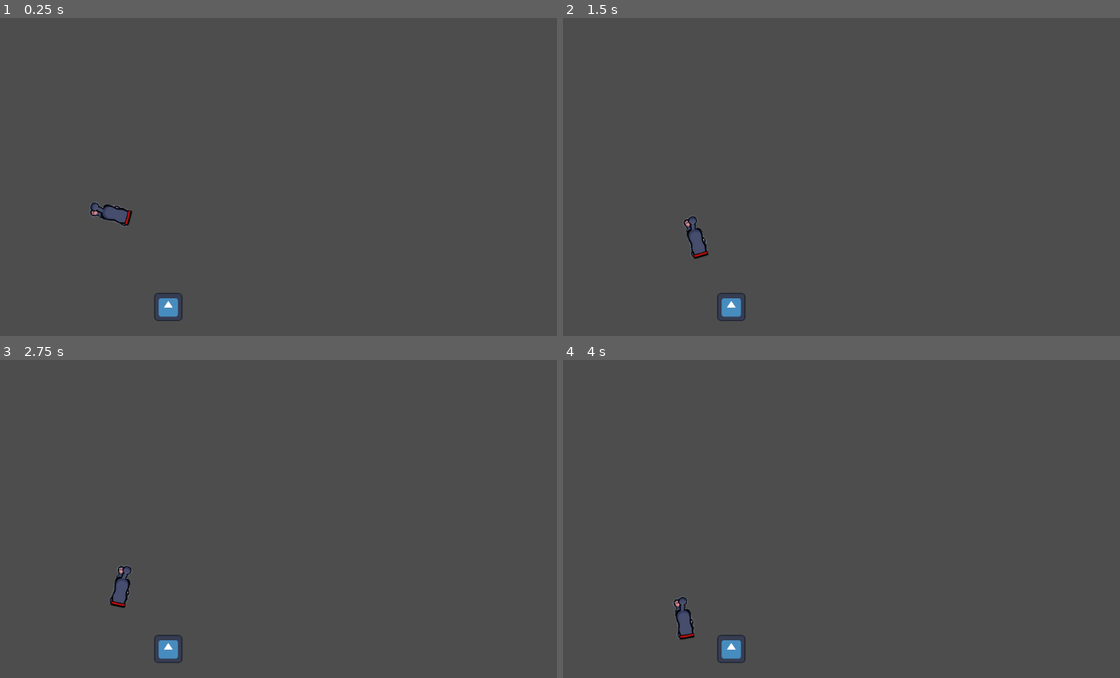
Above: before the commit, frames 1-4 (two rows, left to right).
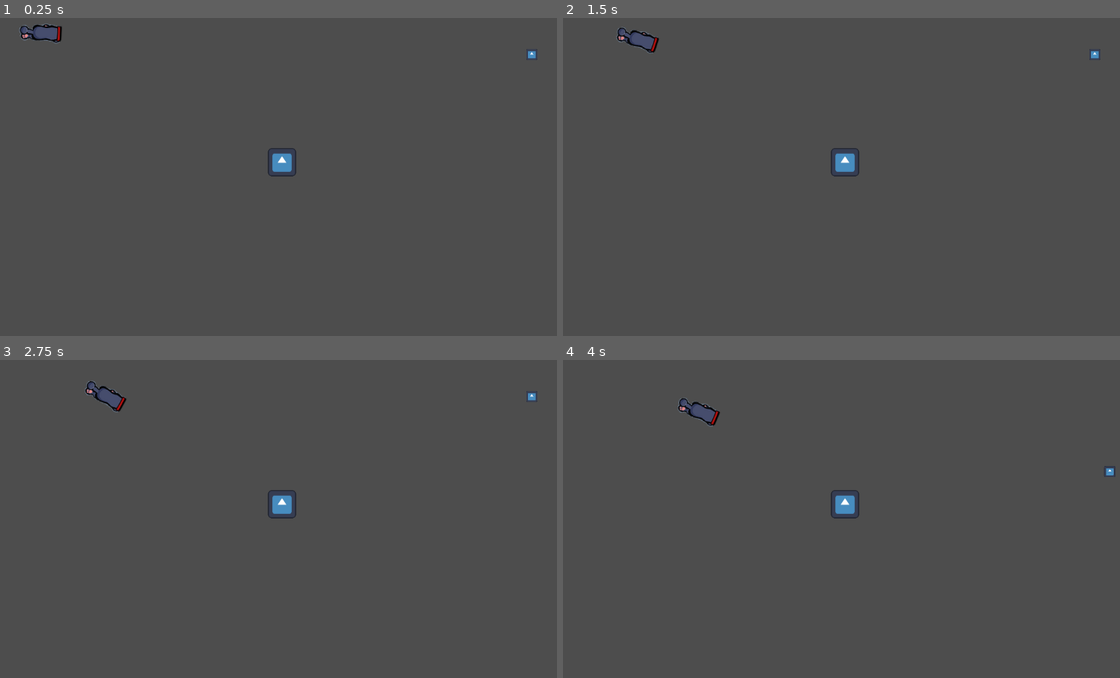
Above: after the commit, the same moments.

Repository: VileOar/ludum-dare-55
Game: Godot game, scene res://src/TestRroom.tscn
The game is run twice, just before and just after one commit, with the same random seed, the same clock (stepped at 60 frames per second) and the same inputs. The engine's default icon, where the game draws it, is replaced by a stand-in: a white triangle on a blue panel in a dark square.
Inputs:
- Up to frame 1 (0.25 s): no input
- Up to frame 2 (1.5 s): no input
- Up to frame 3 (2.75 s): no input
- Up to frame 4 (4 s): no input

The runs differ from the first frame. In frame 1, 1.3% of the frame differs, in the area x 3-97%, y 1-96%; in frame 2, 1.2%; in frame 3, 1.2%; in frame 4, 1.3%.

Commit message:
finalized wandering behaviour

Diff:
--- /dev/null
+++ b/src/DebugSquare.gd
@@ -0,0 +1,6 @@
+extends Sprite2D
+
+
+func set_pos(new_pos : Vector2):
+	pass
+	position = new_pos
--- a/src/TestRroom.tscn
+++ b/src/TestRroom.tscn
@@ -1,16 +1,26 @@
-[gd_scene load_steps=3 format=3 uid="uid://crm0ac1yueb1x"]
+[gd_scene load_steps=4 format=3 uid="uid://crm0ac1yueb1x"]
 
 [ext_resource type="PackedScene" uid="uid://c47hc7nk4cpwu" path="res://src/cat/Cat.tscn" id="1_unpc6"]
 [ext_resource type="Texture2D" uid="uid://bmiv3p38v8wi5" path="res://icon.svg" id="2_3pye6"]
+[ext_resource type="Script" path="res://src/DebugSquare.gd" id="3_xp18w"]
 
 [node name="TestRoom" type="Node2D"]
 
-[node name="Cat" parent="." node_paths=PackedStringArray("waypoint") instance=ExtResource("1_unpc6")]
-position = Vector2(235, 386)
+[node name="Cat" parent="." node_paths=PackedStringArray("waypoint", "debug_target") instance=ExtResource("1_unpc6")]
+position = Vector2(107, 56)
 waypoint = NodePath("../Object")
+debug_target = NodePath("../Object2")
 rot_speed = 0.05
+max_variate_waypoint_interval = 1.5
+max_wander_angle_variation = 40
 
 [node name="Object" type="Sprite2D" parent="."]
-position = Vector2(354, 560)
+position = Vector2(563, 294)
 scale = Vector2(0.4, 0.4)
 texture = ExtResource("2_3pye6")
+
+[node name="Object2" type="Sprite2D" parent="."]
+position = Vector2(1022, 95.9999)
+scale = Vector2(0.16, 0.16)
+texture = ExtResource("2_3pye6")
+script = ExtResource("3_xp18w")
--- a/src/cat/cat.gd
+++ b/src/cat/cat.gd
@@ -1,9 +1,9 @@
 extends CharacterBody2D
 
-
-enum States {IDLING, ACTION, MOVING}
+enum States {IDLING, ACTION, MOVING_TRUE, MOVING_TEMP_STOP, MOVING_WANDER}
 
 @export var waypoint : Sprite2D
+@export var debug_target : Sprite2D
 
 var current_state := States.IDLING
 
@@ -12,6 +12,7 @@
 @export var move_speed_mltplr := 1.0 # can be used to more easily tweak the speed
 @export var minimum_distance := 150.0 # average short distance to have as reference
 var target_position := Vector2.ZERO
+var custom_target_pos := Vector2.ZERO # can be same as the actual waypoint but can also be subject to variations
 
 # Rotation Vars
 @export var rot_speed := 2.0 # controls general rotation speed
@@ -20,49 +21,62 @@
 @export var target_angle_tolerance := 0.05 # when target_angle_dif is smaller than this value, it is assumed that rotation is close enough
 
 # Waypoint Management
-var can_deviate := false
-@export var retry_waypoint_interval := 0.3 # in seconds
-var refresh_waypoint_timer := 0.0
-@export var waypoint_variation := 100
+@export var min_variate_waypoint_interval := 0.3 # in seconds. Min time between calculating new variations
+@export var max_variate_waypoint_interval := 1.0 # in seconds Max time between calculating new variations
+@onready var variate_waypoint_interval := randf_range(min_variate_waypoint_interval, max_variate_waypoint_interval)
+var variate_waypoint_timer := 0.0
+@export var min_wander_angle_variation := 10
+@export var max_wander_angle_variation := 20
+@export var wander_length := 800 # when in wander state, the variations are set at this distance of current position
 
 
 func _ready():
-	current_state = States.MOVING
+	current_state = States.MOVING_TRUE
 	set_new_waypoint(waypoint.position)
 
 
-func set_new_waypoint(new_pos : Vector2, variate:bool = false):
-	if variate:
-		var alt_waypoint := Vector2(new_pos.x + randi_range(-waypoint_variation, waypoint_variation),
-			new_pos.y + randi_range(-waypoint_variation, waypoint_variation))
-		target_position = alt_waypoint
+func set_new_waypoint(new_pos : Vector2, variant : bool = false):
+	if variant:
+		custom_target_pos = new_pos
 	else:
 		target_position = new_pos
 
-	target_angle_dif = transform.x.angle_to(target_position-position)
-	var distance = (target_position-position).length()
+	target_angle_dif = transform.x.angle_to(new_pos-position)
+	var distance = (new_pos-position).length()
 
 	# coeficient is used to alter rotation speed based on time it would take to rotate til destination as well as time it
 	# would take to reach target destination
 	rot_coef = (minimum_distance / BASE_MOV_SPEED) / (distance / (BASE_MOV_SPEED * move_speed_mltplr) / (target_angle_dif / 2))
 
 
-func _process(delta):
-	if current_state == States.MOVING && can_deviate:
-		refresh_waypoint_timer += delta
-		if refresh_waypoint_timer >= retry_waypoint_interval:
-			refresh_waypoint_timer = 0.0
-			set_new_waypoint(target_position, true)
+# Returns variations on the current waypoint position
+func variate_waypoint() -> Vector2:
+	var modifier = 1 if randf() < 0.5 else -1
+	return Vector2(position + (target_position-position).normalized().rotated(deg_to_rad(randf_range(min_wander_angle_variation, max_wander_angle_variation) * modifier)) *
+		wander_length)
 
 
 func _physics_process(delta):
-	if current_state == States.MOVING:
+	if current_state == States.MOVING_TRUE || current_state == States.MOVING_WANDER:
+
 		var _v = move_and_collide(transform.x * delta * BASE_MOV_SPEED * move_speed_mltplr)
 
+		if current_state == States.MOVING_TRUE:
+			custom_target_pos = target_position
+			variate_waypoint_timer = 0
+		else:
+			variate_waypoint_timer += delta
+			if variate_waypoint_timer >= variate_waypoint_interval:
+				variate_waypoint_timer = 0
+				variate_waypoint_interval = randf_range(min_variate_waypoint_interval, max_variate_waypoint_interval)
+				set_new_waypoint(variate_waypoint(), true)
+
+				debug_target.set_pos(variate_waypoint())
+
+
 		if abs(target_angle_dif) > target_angle_tolerance:
-			can_deviate = false
-			target_angle_dif = transform.x.angle_to(target_position-position)
+			target_angle_dif = transform.x.angle_to(custom_target_pos-position)
 			var modifier : int = sign(target_angle_dif)
 			rotation = move_toward(rotation, rotation + modifier * target_angle_dif, rot_coef * rot_speed)
 		else:
-			can_deviate = true
+			current_state = States.MOVING_WANDER
